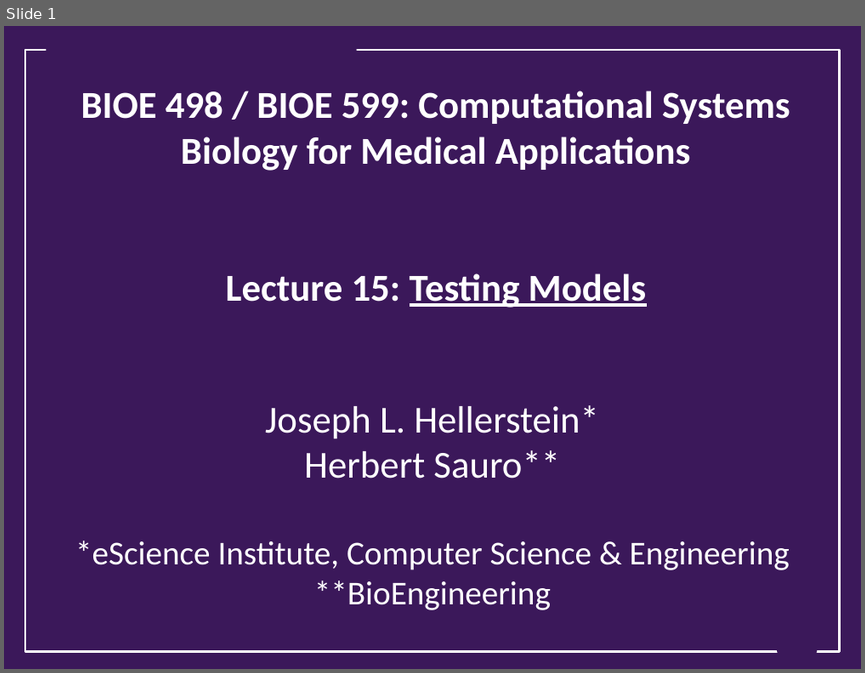
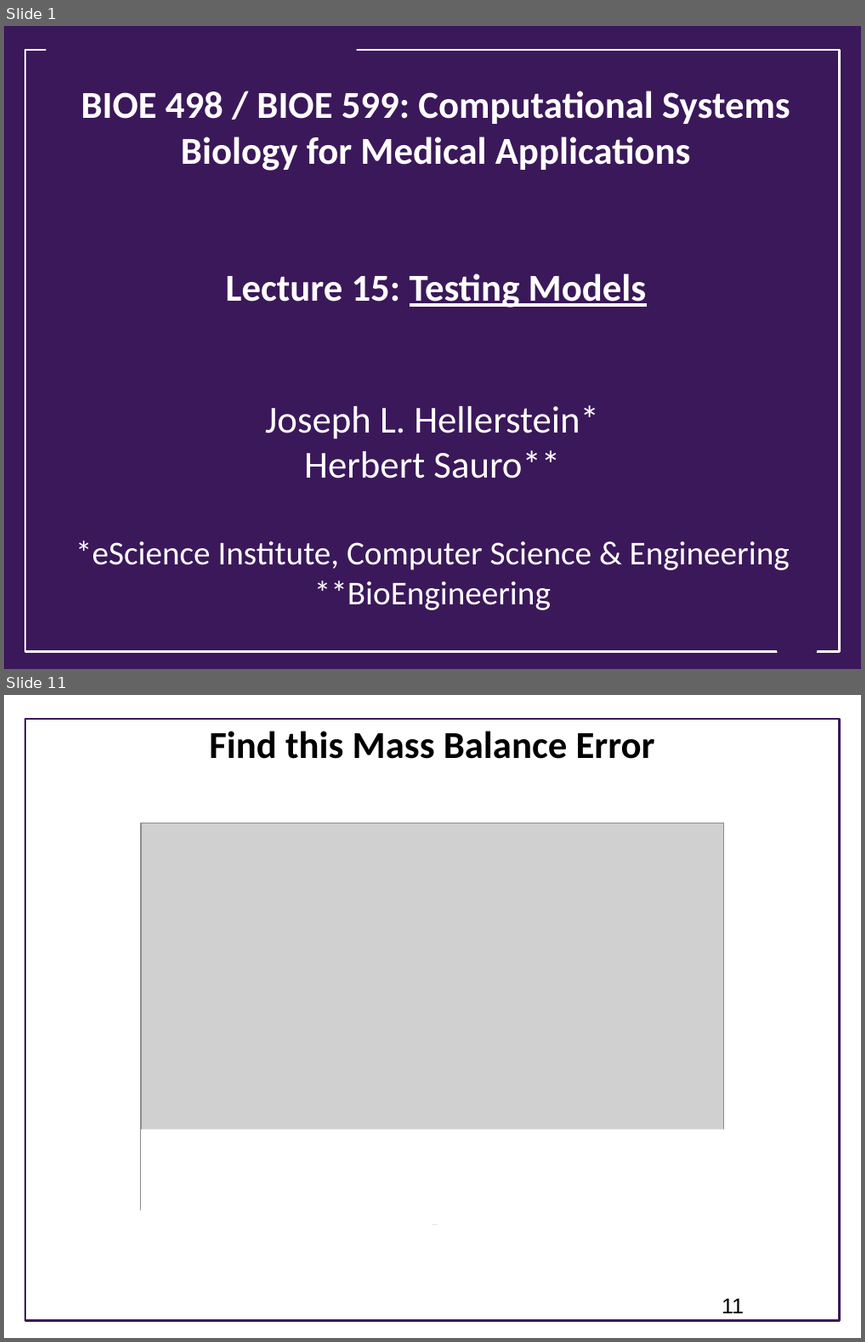
Before and after one commit to ModelEngineering/advancing-biomedical-models, a slide deck: lecture_15/15_static_testing.pptx. Shown one above the other, each under a label of ours: slide 1 before the commit, slides 1 and 11 after it; the slides between them are not shown. The pictures are 865x673 and 865x1342 pixels, drawn with LibreOffice and Linux fonts; fonts in the diff are those of the drawing; grey boxes stand for pictures; background and template pictures are left out. Boxes give left, top, right and bottom in pixels: in the first picture for what was removed or moved away, otherwise in the second. Text is boxed around its words. In the diff, an @@ line names an element or a change of style, - is before the commit and + after.

```diff
--- a/lecture_15/15_static_testing.pptx
+++ b/lecture_15/15_static_testing.pptx
@@ slide 11 added at (x1=4, y1=695, x2=861, y2=1338), background #FFFFFF @@
@@ rectangle added at (x1=25, y1=719, x2=840, y2=1321), outline #3B185A 1.75 pt @@
@@ title added at (x1=209, y1=731, x2=655, y2=759), 32 pt, text #000000, bold @@
+Find this Mass Balance Error
@@ picture added at (x1=141, y1=823, x2=725, y2=1210) @@
@@ rectangle added at (x1=141, y1=1129, x2=725, y2=1225), fill #FFFFFF @@
@@ page number added at (x1=721, y1=1298, x2=744, y2=1313), 18 pt, text #000000 @@
+11
```
Also in this commit, not shown: 1 slide changed, 13 other slides added.
